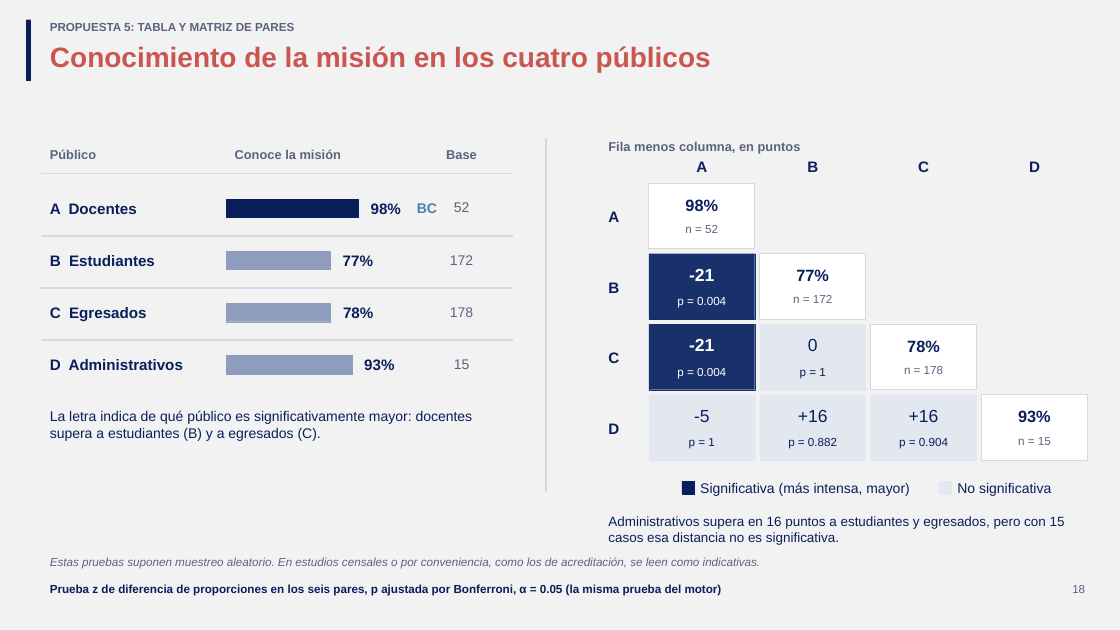
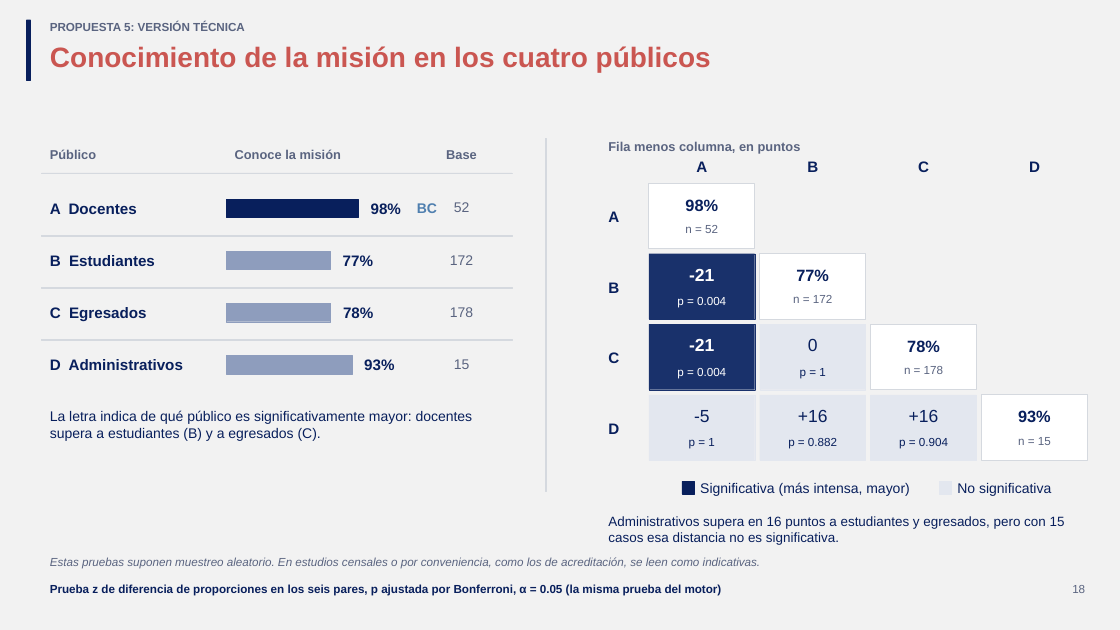
Before and after one commit to GonzaloAlmendariz/prosecnur-app, a slide deck: slide 18 of docs/qa/motor-ppt-2026-10-06/4-recetario/propuestas-rescatables.pptx. Drawn at 1120x630 pixels with LibreOffice and Linux fonts; fonts in the diff are those of the drawing; background and template pictures are left out. Boxes give left, top, right and bottom in pixels: in the first picture for what was removed or moved away, otherwise in the second. Text is boxed around its words. In the diff, an @@ line names an element or a change of style, - is before the commit and + after.

```diff
--- a/docs/qa/motor-ppt-2026-10-06/4-recetario/propuestas-rescatables.pptx
+++ b/docs/qa/motor-ppt-2026-10-06/4-recetario/propuestas-rescatables.pptx
@@ text at bbox=[50, 22, 245, 31]: text changed @@
-PROPUESTA 5: TABLA Y MATRIZ DE PARES
+PROPUESTA 5: VERSIÓN TÉCNICA
```
Also in this commit, not shown: 2 other slides changed, 2 slides added, 2 other files.
